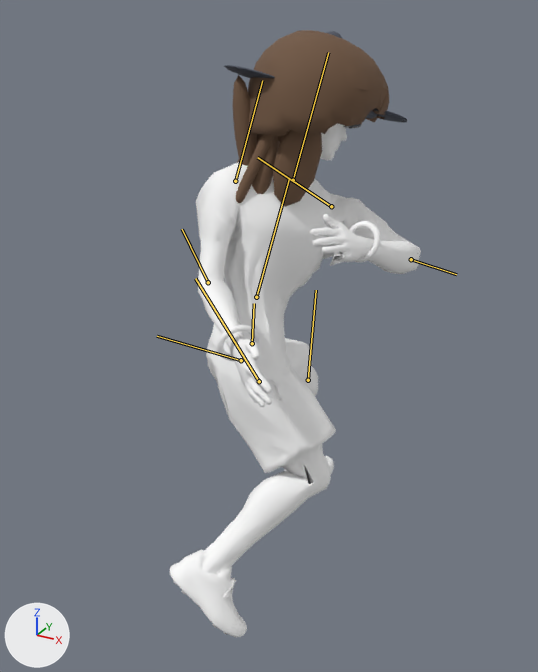
Two versions of the glTF model art/blender/golfer-motion-r6.glb, one commit apart.
Rendered twice from a camera (50 mm lens) standing at (1.055, -1.814, 1.767) and looking at (0.069, -0.023, 0.871). The axes (+X, +Y, +Z) are drawn at lower left. The lights are the same throughout. The picture after the commit comes second. Both versions are drawn at frame 12 of the action 'backhand_left'; the numbers are the values there. The bones that change, and the others that lie on the model, are drawn over the model as lines.

Names of what the first picture shows: 'accessory_wristbandL', 'accessory_wristbandR', 'body', 'glasses_sport', 'hair_afro', 'hair_braids', 'hair_long', 'hair_ponytail', 'headwear_backcap', 'headwear_beanie', 'headwear_bucket', 'headwear_cap', 'headwear_visor'.
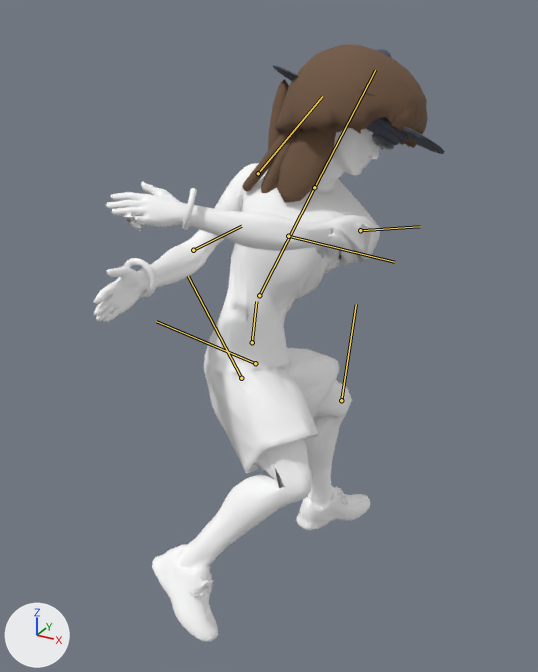
What differs and where, as boxes (x1, y1, x2, y2) in the pictures (538 x 672 px):
'body', posed (14% wider): before (170, 124, 421, 637); after (93, 127, 380, 642)
'hair_afro', posed (8% wider): before (248, 30, 389, 136); after (275, 44, 428, 148)
'hair_long', posed: before (252, 130, 322, 207); after (261, 124, 361, 203)
'hair_ponytail', posed: before (232, 75, 257, 166); after (268, 79, 289, 151)
'hair_braids', posed: before (236, 134, 275, 203); after (242, 131, 296, 191)
'accessory_wristbandR', posed (19% narrower, 11% taller): before (217, 325, 259, 361); after (123, 258, 157, 298)
'accessory_wristbandL', posed: before (349, 221, 380, 262); after (182, 188, 197, 231)
'headwear_backcap', posed: before (224, 65, 275, 78); after (273, 65, 298, 81)
'headwear_cap', posed: before (373, 109, 407, 123); after (401, 128, 444, 154)
'headwear_beanie', posed (mostly hidden): before (326, 31, 367, 122); after (360, 49, 401, 145)
'headwear_bucket', posed (mostly hidden before): before (367, 111, 377, 119); after (373, 118, 409, 143)
'glasses_sport', posed: before (343, 124, 362, 128); after (372, 133, 395, 150)
'headwear_visor', posed (mostly hidden): before (375, 108, 407, 121); after (403, 126, 445, 152)
bone 'root', root to tip: before (252, 343) to (254, 303); after (252, 342) to (256, 301)
bone 'hipL', root to tip: before (241, 360) to (157, 336); after (255, 363) to (156, 321)
bone 'knL', root to tip: before (308, 380) to (316, 290); after (341, 400) to (356, 304)
bone 'hipR', root to tip: before (259, 381) to (195, 278); after (241, 378) to (188, 276)
bone 'spine', root to tip: before (256, 297) to (289, 179); after (259, 295) to (314, 187)
bone 'head', root to tip: before (293, 180) to (328, 52); after (314, 187) to (375, 70)
bone 'shL', root to tip: before (331, 206) to (257, 157); after (360, 230) to (420, 226)
bone 'elL', root to tip: before (411, 259) to (456, 274); after (288, 236) to (394, 262)
bone 'shR', root to tip: before (235, 181) to (262, 80); after (258, 173) to (322, 96)
bone 'elR', root to tip: before (208, 282) to (182, 229); after (193, 250) to (241, 226)

What the commit changed:
Bone 'root' (bone_root) moves from (0.0, -0.141, 0.0) to (0.0, -0.138, 0.0).
Bone 'root' (bone_root) turns from (-9, -43, 6) to (-38, -69, 37) degrees about its own x, y and z.
Bone 'hipL' (bone_hipl) turns from (63, 21, -11) to (61, 29, -15) degrees about its own x, y and z.
Bone 'knL' (bone_knl) turns from (-57, 0, 0) to (-62, 0, 0) degrees about its own x, y and z.
Bone 'hipR' (bone_hipr) turns from (30, -8, 13) to (39, -10, 13) degrees about its own x, y and z.
Bone 'spine' (bone_spine) turns from (-46, -72, 44) to (-98, -69, 98) degrees about its own x, y and z.
Bone 'head' (bone_head) turns from (0, 74, 0) to (16, 83, 16) degrees about its own x, y and z.
Bone 'shL' (bone_shl) turns from (56, -13, -81) to (119, -14, -98) degrees about its own x, y and z.
Bone 'elL' (bone_ell) turns from (109, 0, 0) to (40, 0, 0) degrees about its own x, y and z.
Bone 'shR' (bone_shr) turns from (14, -2, 8) to (15, -3, 10) degrees about its own x, y and z.
Bone 'elR' (bone_elr) turns from (57, 0, 0) to (56, 0, 0) degrees about its own x, y and z.
